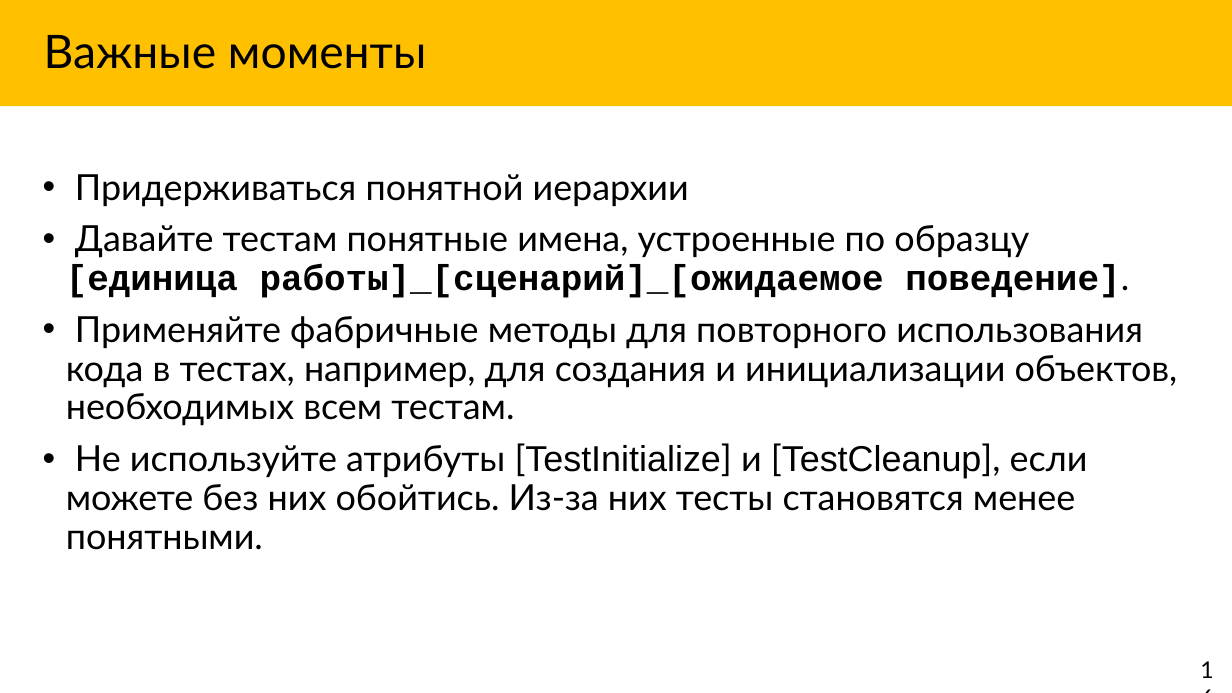
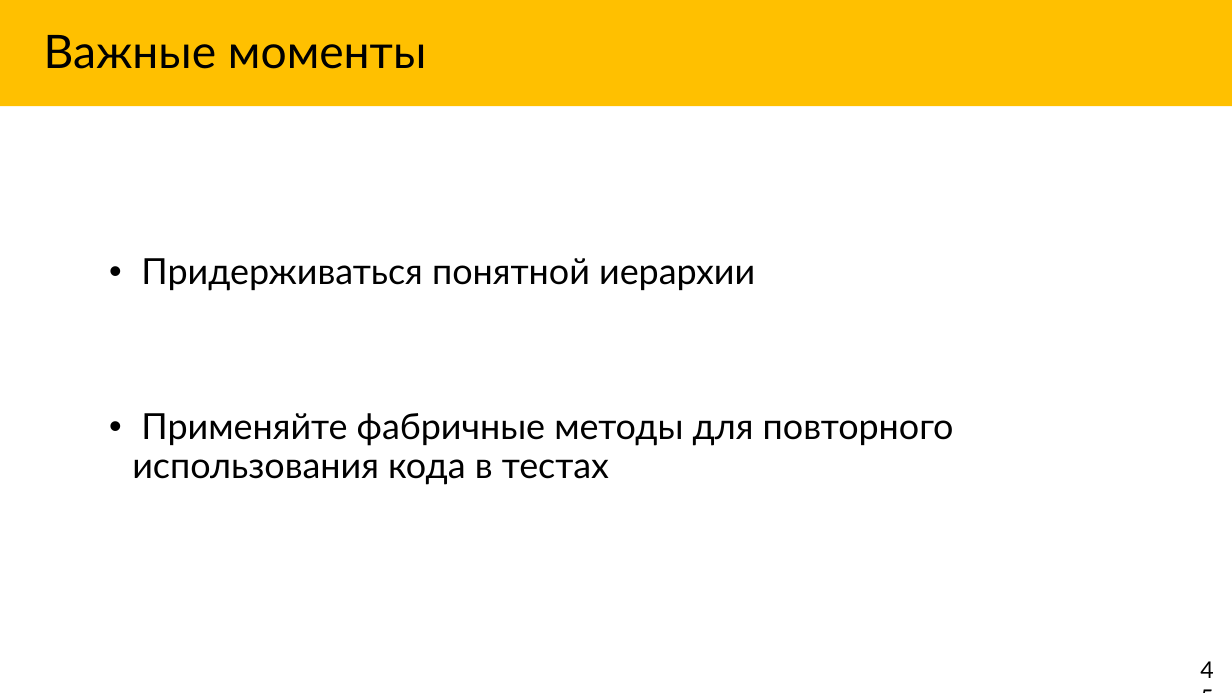
Before and after one commit to Markeli/BugsStrikesBack, a slide deck: slide 45 of docs/Markelow.UnitTests.pptx (slide 17 before the commit). Drawn at 1232x693 pixels with LibreOffice and Linux fonts; fonts in the diff are those of the drawing. Boxes give left, top, right and bottom in pixels: in the first picture for what was removed or moved away, otherwise in the second. Text is boxed around its words. In the diff, an @@ line names an element or a change of style, - is before the commit and + after.

```diff
--- a/docs/Markelow.UnitTests.pptx
+++ b/docs/Markelow.UnitTests.pptx
@@ text "Придерживаться понятной иерархии": place and size @@
-text "Придерживаться понятной иерархии" at [66,174,1178,550]
+text "Придерживаться понятной иерархии" at [132,258,954,485]
@@ text at [132,413,954,485]: text changed @@
-• Давайте тестам понятные имена, устроенные по образцу
-  [единица работы]_[сценарий]_[ожидаемое поведение].
-• Применяйте фабричные методы для повторного использования кода в тестах, например, для создания и инициализации объектов, необходимых всем тестам.
-• Не используйте атрибуты [TestInitialize] и [TestCleanup], если можете без них обойтись. Из-за них тесты становятся менее понятными.
+• Применяйте фабричные методы для повторного использования кода в тестах
@@ text at [1191,651,1232,688]: text changed @@
-16
+45
```
Also in this commit, not shown: 26 other slides changed, 7 slides added, 3 slides removed, 10 other files.
